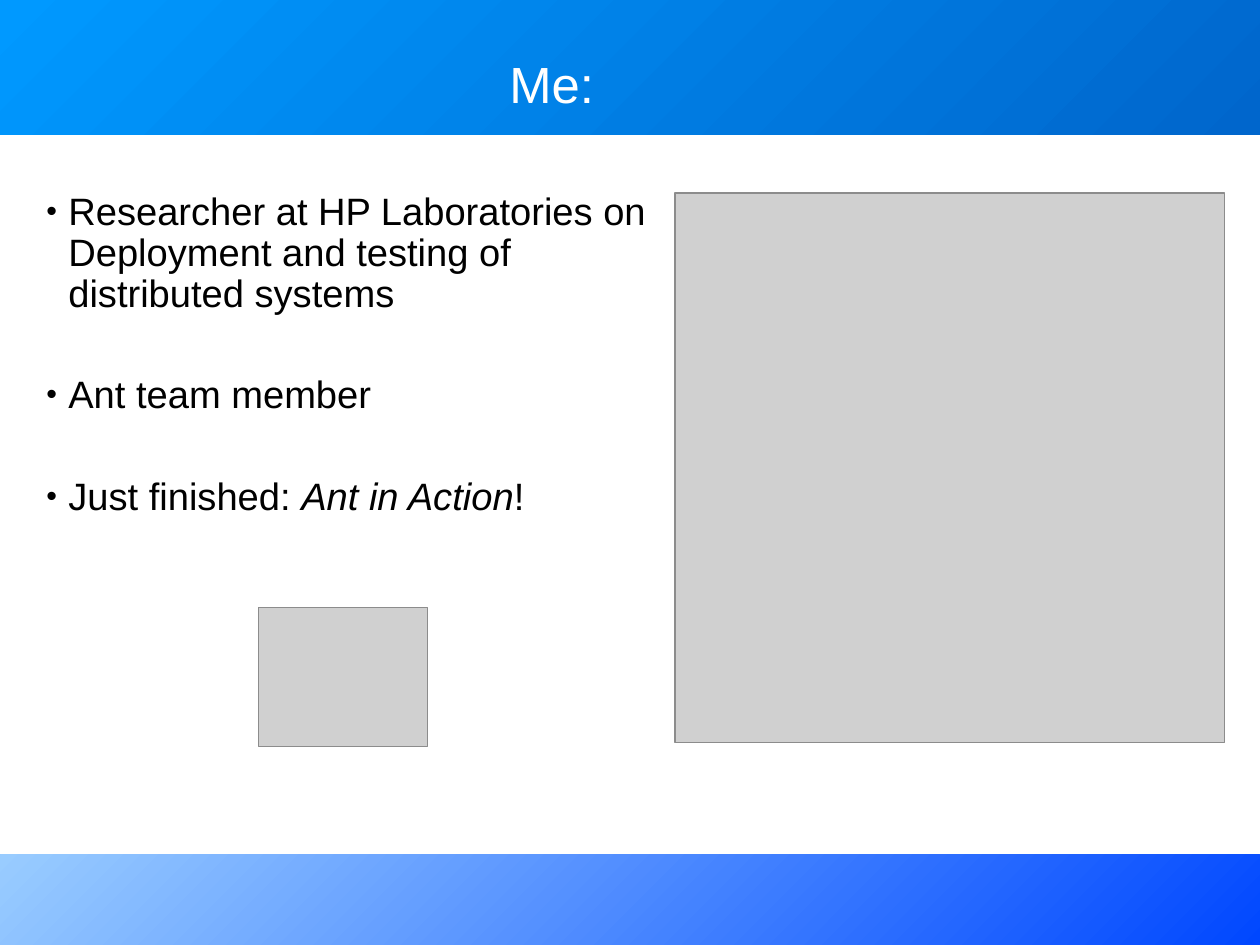
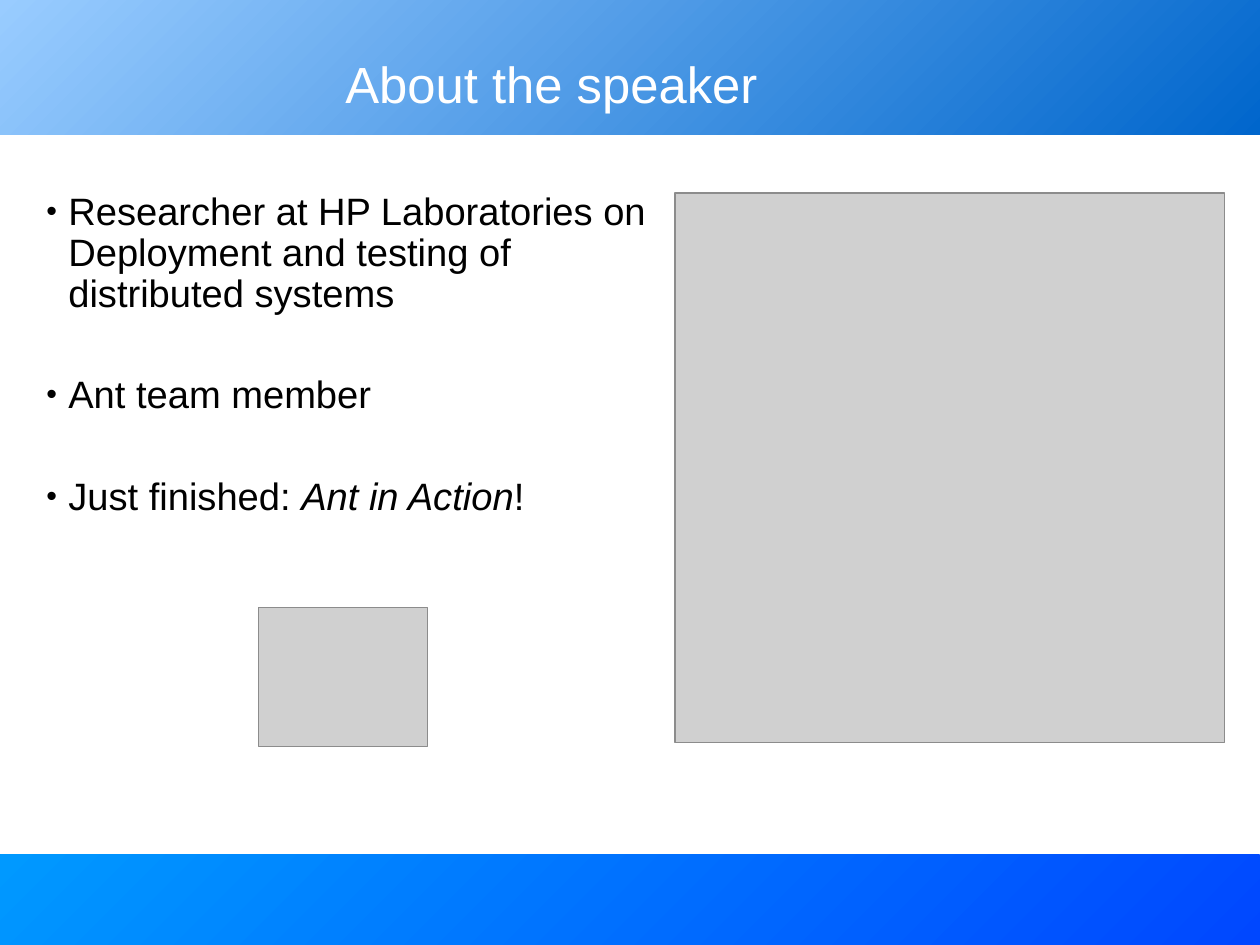
Before and after one commit to BeatrizTercero/repoSvnAnt, a slide deck: slide 2 of core/trunk/docs/slides/extending_ant.odp. Drawn at 1260x945 pixels with LibreOffice and Linux fonts; fonts in the diff are those of the drawing; grey boxes stand for pictures. Boxes give left, top, right and bottom in pixels: in the first picture for what was removed or moved away, otherwise in the second. Text is boxed around its words. In the diff, an @@ line names an element or a change of style, - is before the commit and + after.

Commit message:
about to attempt some new master to get page layout right at print time

```diff
--- a/core/trunk/docs/slides/extending_ant.odp
+++ b/core/trunk/docs/slides/extending_ant.odp
@@ rectangle at [0, 0, 1260, 135]: fill gradient #0066CC to #0099FF to gradient #0066CC to #99CCFF @@
@@ title at [345, 66, 758, 114]: text changed @@
-Me:
+About the speaker
@@ rectangle at [0, 855, 1260, 945]: fill gradient #0047FF to #99CCFF to gradient #0047FF to #0099FF @@
```
Also in this commit, not shown: 23 other slides changed, 6 slides added, 1 slide removed.
